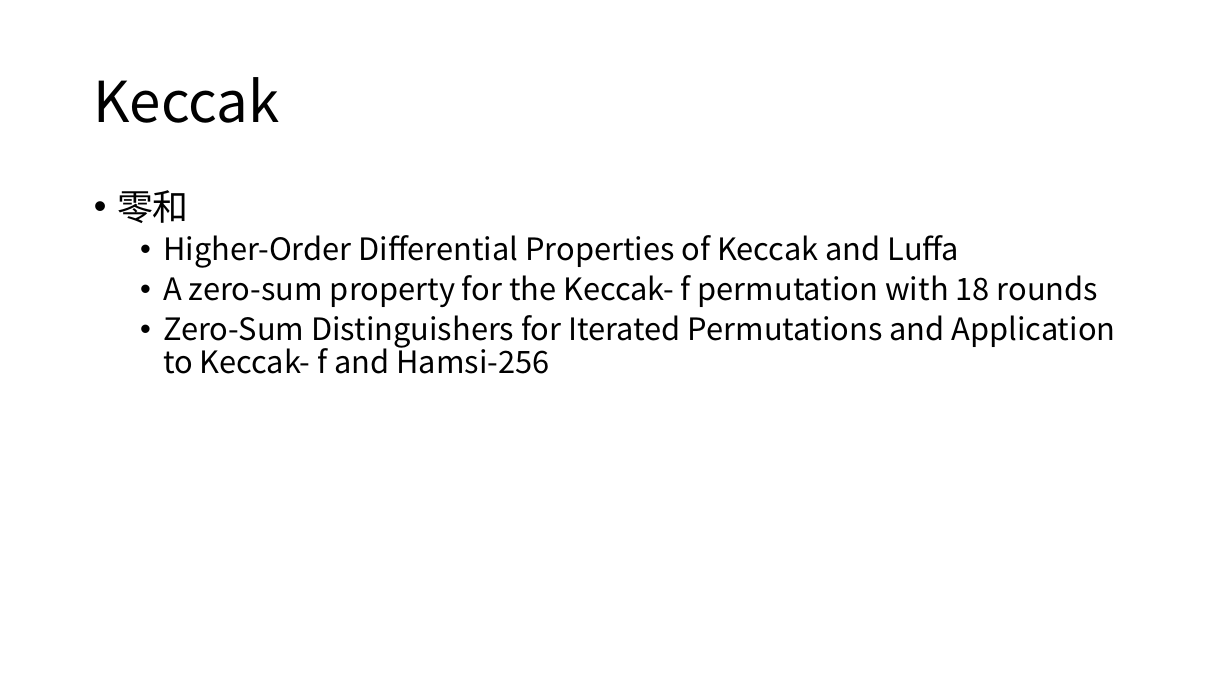
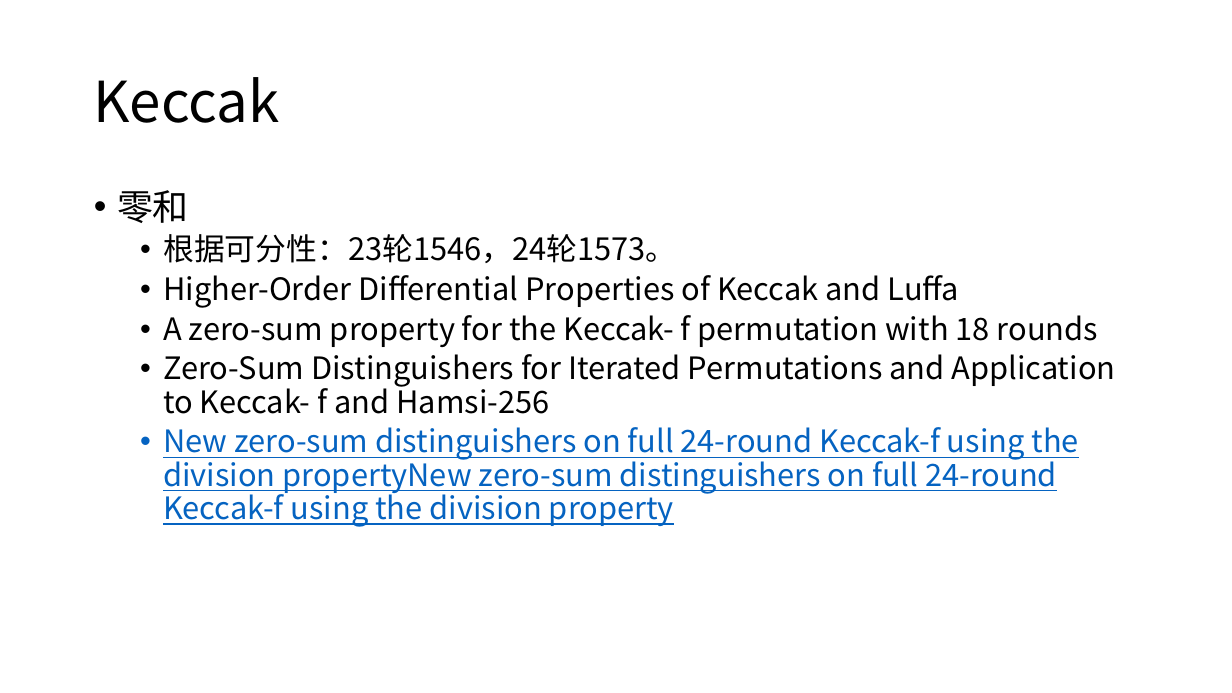
Before and after one commit to dtykira/LWC_finalists, a slide deck: slide 34 of round3.pptx (slide 42 before the commit). Drawn at 1232x693 pixels with LibreOffice and Linux fonts; fonts in the diff are those of the drawing. Boxes give left, top, right and bottom in pixels: in the first picture for what was removed or moved away, otherwise in the second. Text is boxed around its words. In the diff, an @@ line names an element or a change of style, - is before the commit and + after.

```diff
--- a/round3.pptx
+++ b/round3.pptx
@@ text at box(163, 234, 676, 263): paragraph added @@
+  • 根据可分性：23轮1546，24轮1573。
@@ text at box(163, 427, 1079, 527): paragraph added @@
+  • New zero-sum distinguishers on full 24-round Keccak-f using the division propertyNew zero-sum distinguishers on full 24-round Keccak-f using the division property
```
Also in this commit, not shown: 24 other slides changed, 6 slides added, 10 slides removed, 3 other files.
